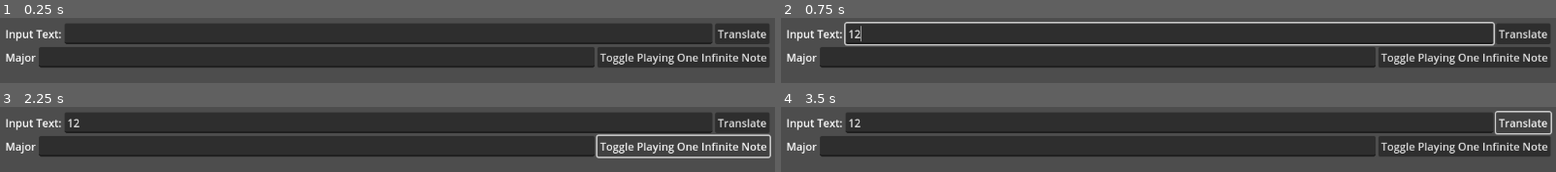
Above: before the commit, frames 1-4 (two rows, left to right).
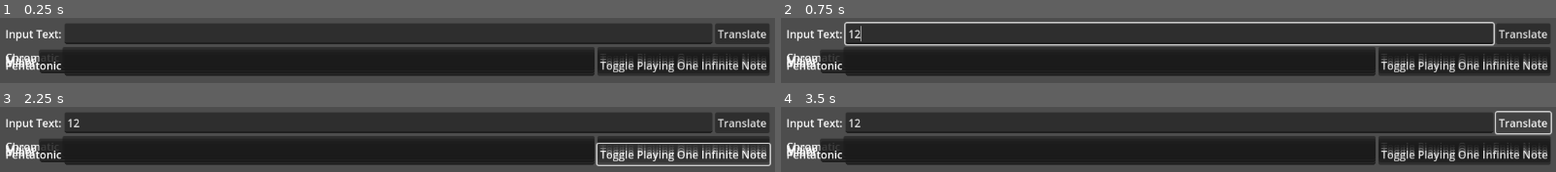
Above: after the commit, the same moments.

Repository: NBumgardner/text-to-music-gui-2015
Game: Godot game, scene res://scenes/TextToMusicGui.tscn
Same seed, same stepped clock (60 frames per second), same inputs: the game is played once before the commit and once after it.
Inputs (mouse positions are in pixels of both pictures, inside the frame that each line leads up to):
- Up to frame 1 (0.25 s): no input
- Up to frame 2 (0.75 s): click (1168, 33) at 0.52 s; type "12" at 0.6 s
- Up to frame 3 (2.25 s): click (317, 146) at 0.75 s; type "12" at 0.83 s; click "Translate" at 1.25 s; click "Toggle Playing One Infinite N…" at 2 s
- Up to frame 4 (3.5 s): click "Translate" at 2.75 s

The runs differ from the first frame. In frame 1, 16% of the frame differs, in the area x 0-100%, y 44-90%; in frame 2, 16%; in frame 3, 17%, in the area x 0-100%, y 41-92%; in frame 4, 16%.

Commit message:
Add Remaining Scale Rows

Diff:
--- /dev/null
+++ b/v2-godot/scales/chromatic.tres
@@ -0,0 +1,9 @@
+[gd_resource type="Resource" script_class="ScaleData" load_steps=2 format=3 uid="uid://ce174jagpmlxr"]
+
+[ext_resource type="Script" path="res://scales/scale_data.gd" id="1_blq42"]
+
+[resource]
+script = ExtResource("1_blq42")
+full_name = "Chromatic"
+label_name = "Chromatic"
+solfege_ascending_string = "Do di Re ri Mi Fa fi So si La li Ti"
--- /dev/null
+++ b/v2-godot/scales/minor.tres
@@ -0,0 +1,9 @@
+[gd_resource type="Resource" script_class="ScaleData" load_steps=2 format=3 uid="uid://s48avb3dhwdi"]
+
+[ext_resource type="Script" path="res://scales/scale_data.gd" id="1_7lcy0"]
+
+[resource]
+script = ExtResource("1_7lcy0")
+full_name = "Minor"
+label_name = "Minor"
+solfege_ascending_string = "Do Re me Fa So le te"
--- /dev/null
+++ b/v2-godot/scales/pentatonic.tres
@@ -0,0 +1,9 @@
+[gd_resource type="Resource" script_class="ScaleData" load_steps=2 format=3 uid="uid://draq241ds48g0"]
+
+[ext_resource type="Script" path="res://scales/scale_data.gd" id="1_ijj06"]
+
+[resource]
+script = ExtResource("1_ijj06")
+full_name = "Pentatonic"
+label_name = "Pentatonic"
+solfege_ascending_string = "Do Re Mi So La"
--- a/v2-godot/scenes/TextToMusicGui.tscn
+++ b/v2-godot/scenes/TextToMusicGui.tscn
@@ -1,8 +1,11 @@
-[gd_scene load_steps=4 format=3 uid="uid://do5m2nvcbssud"]
+[gd_scene load_steps=7 format=3 uid="uid://do5m2nvcbssud"]
 
 [ext_resource type="PackedScene" uid="uid://c5hhhl5t2v4nm" path="res://scenes/ScaledSolfegePlayer.tscn" id="1_0qcx7"]
 [ext_resource type="Script" path="res://scenes/text_to_music_gui.gd" id="1_o4ijw"]
 [ext_resource type="Resource" uid="uid://4b372yksbqwt" path="res://scales/major.tres" id="2_qhllm"]
+[ext_resource type="Resource" uid="uid://ce174jagpmlxr" path="res://scales/chromatic.tres" id="3_ym40v"]
+[ext_resource type="Resource" uid="uid://s48avb3dhwdi" path="res://scales/minor.tres" id="5_l0uts"]
+[ext_resource type="Resource" uid="uid://draq241ds48g0" path="res://scales/pentatonic.tres" id="6_0swa3"]
 
 [node name="Control" type="Control"]
 layout_mode = 3
@@ -45,6 +48,18 @@
 
 [node name="ScaledSolfegePlayer" parent="MarginContainer/VBoxContainer" instance=ExtResource("1_0qcx7")]
 layout_mode = 2
+musical_scale = ExtResource("3_ym40v")
+
+[node name="ScaledSolfegePlayer2" parent="MarginContainer/VBoxContainer" instance=ExtResource("1_0qcx7")]
+layout_mode = 2
 musical_scale = ExtResource("2_qhllm")
 
+[node name="ScaledSolfegePlayer3" parent="MarginContainer/VBoxContainer" instance=ExtResource("1_0qcx7")]
+layout_mode = 2
+musical_scale = ExtResource("5_l0uts")
+
+[node name="ScaledSolfegePlayer4" parent="MarginContainer/VBoxContainer" instance=ExtResource("1_0qcx7")]
+layout_mode = 2
+musical_scale = ExtResource("6_0swa3")
+
 [connection signal="pressed" from="MarginContainer/VBoxContainer/RowUserInput/Button" to="." method="_on_button_pressed"]
--- a/v2-godot/scenes/text_to_music_gui.gd
+++ b/v2-godot/scenes/text_to_music_gui.gd
@@ -11,7 +11,12 @@
 # Get output rows excluding the first row of user input.
 @onready var playVars: Array = $MarginContainer/VBoxContainer.get_children().slice(1)
 
-var _scaleInSolfege = [preload("../scales/major.tres")]
+var _scaleInSolfege = [
+	preload("../scales/chromatic.tres"),
+	preload("../scales/major.tres"),
+	preload("../scales/minor.tres"),
+	preload("../scales/pentatonic.tres")
+]
 
 const _caseSensitive = false
 
